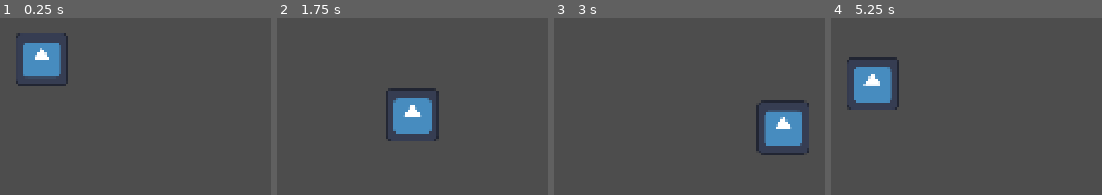
Above: before the commit, frames 1-4 (left to right).
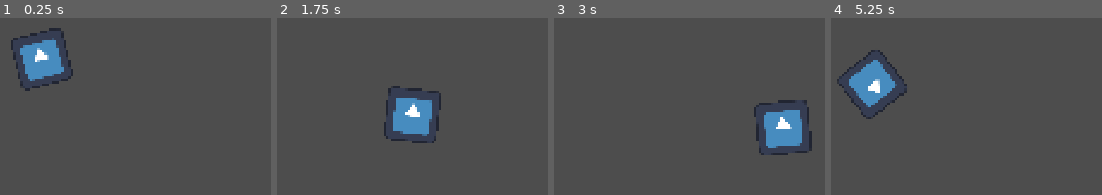
Above: after the commit, the same moments.

Repository: snowWolf350/topdown
Game: Godot game, scene res://Scenes/game.tscn
Two runs of this game, one before a commit and one after it. Both use one fixed random seed, a clock stepped at 60 frames per second and the inputs below. The engine's default icon, where the game draws it, is replaced by a stand-in: a white triangle on a blue panel in a dark square.
Inputs (mouse positions are in pixels of both pictures, inside the frame that each line leads up to):
- Up to frame 1 (0.25 s): no input
- Up to frame 2 (1.75 s): tap Enter at 0.5 s; move the mouse to (482, 39) at 0.52 s; hold D (right) 0.53-1.28 s; move the mouse to (outside the picture) at 1.27 s; hold S (down) from 1.28 s (still down)
- Up to frame 3 (3 s): move the mouse to (outside the picture) at 2.02 s; release S (down) at 2.03 s; hold D (right) 2.03-2.78 s; move the mouse to (outside the picture) at 2.77 s; hold W (up) from 2.78 s (still down)
- Up to frame 4 (5.25 s): move the mouse to (1101, 129) at 3.52 s; release W (up) at 3.53 s; hold A (left) 3.53-5.03 s; move the mouse to (outside the picture) at 4.27 s; move the mouse to (901, 62) at 5.02 s; hold S (down) from 5.03 s (still down)

The runs differ from the first frame. In frame 1, 1.7% of the frame differs, in the area x 4-27%, y 5-42%; in frame 2, 1.2%; in frame 3, 1.1%; in frame 4, 2.6%, in the area x 2-29%, y 18-58%.

Commit message:
Added player rotation

Diff:
--- a/Scenes/character_body_2d.gd
+++ b/Scenes/character_body_2d.gd
@@ -1,11 +1,21 @@
 extends CharacterBody2D
 
-const SPEED = 300.0
+const speed = 300.0
+const rotateSpeed = 20
+
+func _process(delta: float) -> void:
+	handleRotation(delta)
 
 func _physics_process(_delta: float) -> void:
 	handleInput()
 
+
+func handleRotation(delta :float ) -> void :
+	var aimDir := position - get_viewport().get_mouse_position()
+	var aimAngle = aimDir.angle()
+	rotation = rotate_toward(rotation,aimAngle,rotateSpeed * delta)
+
 func handleInput() ->void :
 	var direction := Input.get_vector("left", "right", "up", "down")
-	velocity = direction * SPEED
+	velocity = direction * speed
 	move_and_slide()
